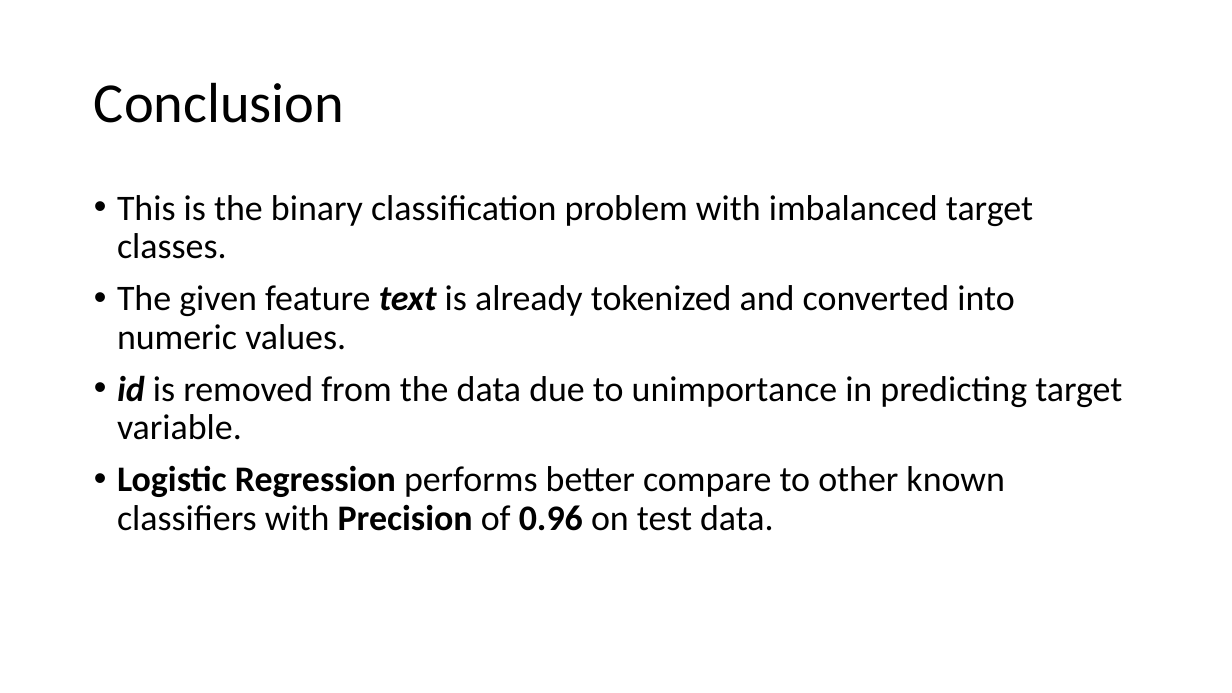
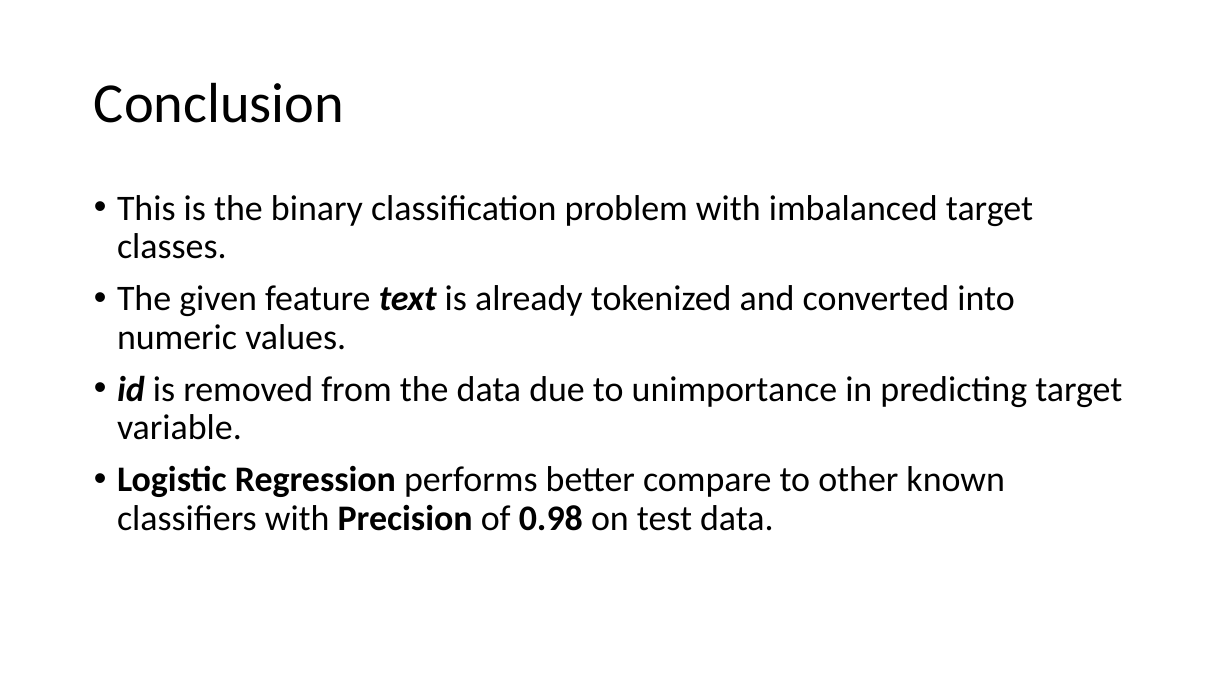
Before and after one commit to hirenhk15/review-sentiment-prediction, a slide deck: slide 9 of best/notes.pptx. Drawn at 1232x693 pixels with LibreOffice and Linux fonts; fonts in the diff are those of the drawing. Boxes give left, top, right and bottom in pixels: in the first picture for what was removed or moved away, otherwise in the second. Text is boxed around its words. In the diff, an @@ line names an element or a change of style, - is before the commit and + after.

```diff
--- a/best/notes.pptx
+++ b/best/notes.pptx
@@ text at (117,465,1004,531): text changed @@
-• Logistic Regression performs better compare to other known classifiers with Precision of 0.96 on test data.
+• Logistic Regression performs better compare to other known classifiers with Precision of 0.98 on test data.
```
Also in this commit, not shown: 2 other slides changed, 5 other files.
